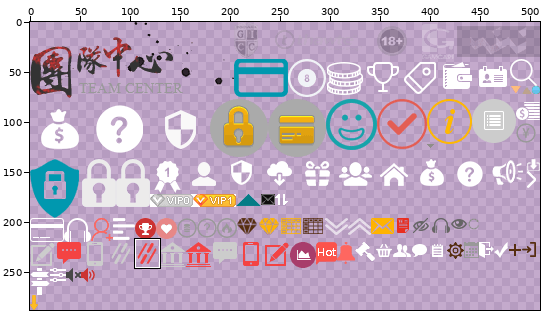
Sprite sheet, stored at global-forehead_fh/src/base/images/sprite.png. Above, an overview of the earlier version with the close-up marked.
Close-up. Before the commit:
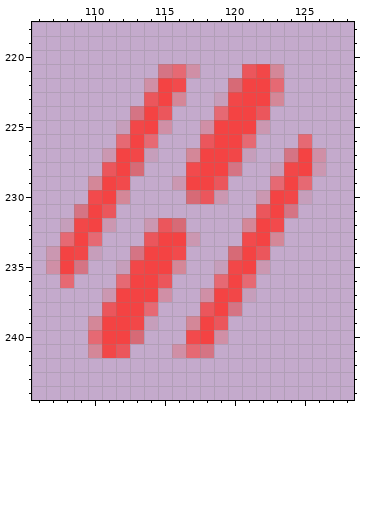
The file is 510x288 pixels. Pixels under 10% opacity are left out. Colours within 5 levels of each other are drawn and written as one. Shown: x 106..128, y 218..244. The commit also changed other parts of the picture, which this record leaves out.
After the commit:
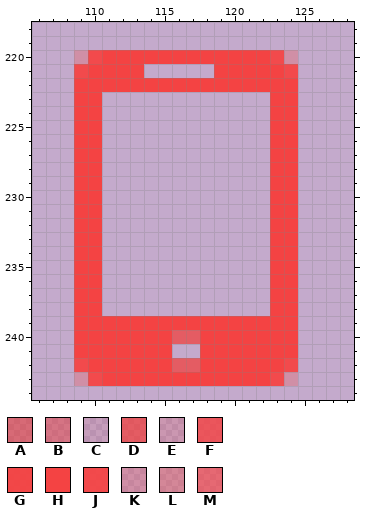
Palette (. is transparent): A #e6383390  B #e8383378  C #d64d4c21  D #f13d39b7  E #e84c4533  F #f44343d0  G #f44343f6  H #f44343  J #f54343ee  K #ec514d4c  L #eb57506a  M #f74846a9
Changes in this commit:
Changed rows in their new state; - is an unchanged pixel.
first column x 107:
220 --KJHHHHHHHHHHHHJK--
221 --JHHHH-...-HHHHHJ--
222 --HHHHHH-HHHHH--HH--
223 --HH---...--....HH--
224 --HH--...---....HH--
225 --HH-....--.....HH--
226 --HH-...---....-HH.-
227 --HH....--.....-HH..
228 --HH...---....--HH..
229 --HH..---....---H-.-
230 --HH..----...--.-H.-
231 --H-.----------.-H--
232 -.H-.--...----..HH--
233 -.-H---....---..HH--
234 ..HH--....---...HH--
235 ..HH-.....--....HH--
236 -.HH-....---...-HH--
237 --HH.....--....-HH--
238 --HH....---...--HH--
239 --HH--HHHHH-HHHHHH--
240 --HH--HHHDD-HHHHHH--
241 --HHHHHHH..HHHHHHH--
242 --JHHHHHHDDHHHHHHJ--
243 --KJHHHHHHHHHHHHJK--
